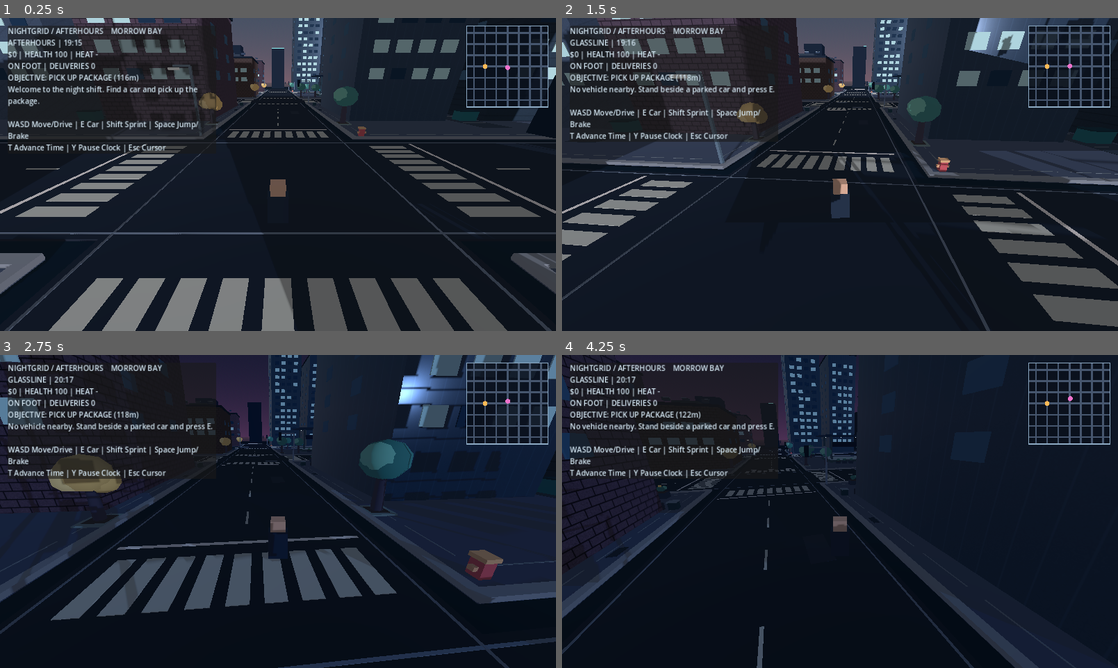
Above: before the commit, frames 1-4 (two rows, left to right).
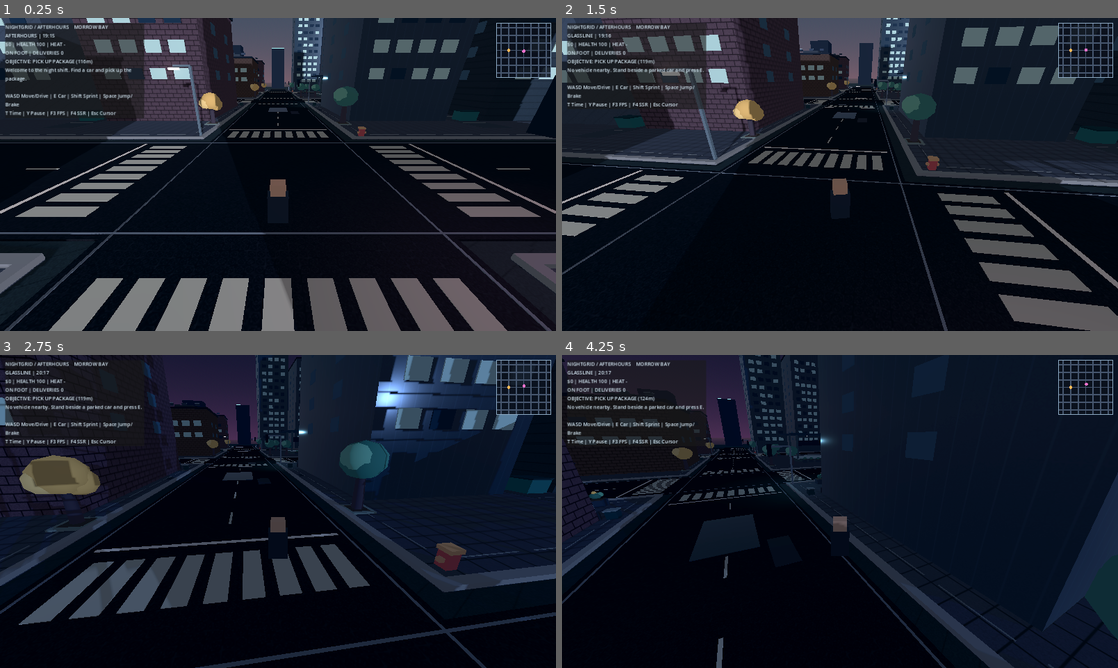
Above: after the commit, the same moments.

Repository: ProhibitedTV/NightGrid-Afterhours
Game: Godot game, scene res://scenes/main.tscn
Same seed, same stepped clock (60 frames per second), same inputs: the game is played once before the commit and once after it.
Inputs (mouse positions are in pixels of both pictures, inside the frame that each line leads up to):
- Up to frame 1 (0.25 s): no input
- Up to frame 2 (1.5 s): tap Enter at 0.5 s; move the mouse to (867, 174) at 0.52 s; hold Shift 0.53-1.28 s; hold W from 0.53 s (still down); tap Space at 0.77 s; move the mouse to (812, 174) at 1.27 s; tap E at 1.35 s
- Up to frame 3 (2.75 s): keep holding W; tap Space at 1.52 s; move the mouse to (289, 505) at 2.02 s; tap T at 2.1 s
- Up to frame 4 (4.25 s): keep holding W; move the mouse to (834, 517) at 2.77 s; tap Y at 2.85 s; tap Space at 3.02, 3.77 s; move the mouse to (878, 514) at 3.52 s; hold Shift from 3.53 s (still down)

The runs differ from the first frame. In frame 1, 9.9% of the frame differs, in the area x 0-100%, y 0-100%; in frame 2, 26%; in frame 3, 33%; in frame 4, 20%.

Commit message:
feat(rendering): Forward+ SSR, dusk-controlled pooled lighting, tiled PBR streets and visual toggles

Diff:
--- a/project.godot
+++ b/project.godot
@@ -4,16 +4,17 @@
 [application]
 config/name="NIGHTGRID: AFTERHOURS"
 run/main_scene="res://scenes/main.tscn"
-config/features=PackedStringArray("4.3", "GL Compatibility")
+config/features=PackedStringArray("4.3", "Forward Plus")
 
 [display]
-window/size/viewport_width=1280
-window/size/viewport_height=720
+window/size/viewport_width=1920
+window/size/viewport_height=1080
 window/stretch/mode="canvas_items"
 
 [rendering]
-renderer/rendering_method="gl_compatibility"
+renderer/rendering_method="forward_plus"
 renderer/rendering_method.mobile="gl_compatibility"
+environment/screen_space_reflection/half_size=true
 environment/defaults/default_clear_color=Color(0.04, 0.05, 0.09, 1)
 
 [physics]
--- a/scripts/city_details.gd
+++ b/scripts/city_details.gd
@@ -60,7 +60,7 @@
 
 func set_night_factor(value: float) -> void:
 	# Static shared emissive materials change with the time controller.
-	var brightness := lerpf(0.28, 2.15, clampf(value, 0.0, 1.0))
+	var brightness := 2.35 * smoothstep(0.42, 0.78, clampf(value, 0.0, 1.0))
 	for key in _palette:
 		if str(key).ends_with("_glow"):
 			var material: StandardMaterial3D = _palette[key]
--- a/scripts/day_night.gd
+++ b/scripts/day_night.gd
@@ -10,12 +10,14 @@
 var _sun: DirectionalLight3D
 var _sky: ProceduralSkyMaterial
 var _city: Node
+var _lights: Node
 var _update_accumulator := 0.0
 
-func configure(world_environment: WorldEnvironment, sun: DirectionalLight3D, city: Node) -> void:
+func configure(world_environment: WorldEnvironment, sun: DirectionalLight3D, city: Node, lights: Node) -> void:
 	_environment = world_environment
 	_sun = sun
 	_city = city
+	_lights = lights
 	_sky = ProceduralSkyMaterial.new()
 	var sky := Sky.new()
 	sky.sky_material = _sky
@@ -71,3 +73,5 @@
 	_sun.rotation_degrees = Vector3(-altitude, hour * 15.0 + 90.0, -4.0)
 	if is_instance_valid(_city):
 		_city.call("set_night_factor", 1.0 - light)
+	if is_instance_valid(_lights):
+		_lights.call("set_night_factor", 1.0 - light)
--- a/scripts/world.gd
+++ b/scripts/world.gd
@@ -7,6 +7,9 @@
 const CityDetailsScript = preload("res://scripts/city_details.gd")
 const DayNightScript = preload("res://scripts/day_night.gd")
 const FloraScript = preload("res://scripts/flora.gd")
+const Materials = preload("res://scripts/material_library.gd")
+const NightLightingScript = preload("res://scripts/night_lighting.gd")
+const WetStreetsScript = preload("res://scripts/wet_streets.gd")
 const CELL = 58.0
 const GRID_RADIUS = 3
 const PLAYER_START = Vector3(0.0, 1.15, 6.0)
@@ -38,6 +41,8 @@
 var city_details: Node3D
 var flora: Node3D
 var day_night: Node
+var street_lights: Node3D
+var wet_streets: Node3D
 var world_environment: WorldEnvironment
 var sun_light: DirectionalLight3D
 var yaw := 0.0
@@ -84,11 +89,14 @@
 			KEY_F3:
 				performance_overlay = not performance_overlay
 				performance_label.visible = performance_overlay
+			KEY_F4:
+				world_environment.environment.ssr_enabled = not world_environment.environment.ssr_enabled
 
 func _process(delta: float) -> void:
 	if not is_instance_valid(player):
 		return
 	var actor := _actor()
+	street_lights.call("set_focus", actor.global_position)
 	if current_car == null:
 		player.set("camera_yaw", yaw)
 	var focus := actor.global_position + Vector3.UP * (1.65 if current_car != null else 1.45)
@@ -243,13 +251,13 @@
 		material.emission_energy_multiplier = 1.7
 	return material
 
-func _box(parent: Node3D, at: Vector3, dimensions: Vector3, color: Color, collider: bool = false, glow: bool = false) -> MeshInstance3D:
+func _box(parent: Node3D, at: Vector3, dimensions: Vector3, color: Color, collider: bool = false, glow: bool = false, surface_kind: String = "") -> MeshInstance3D:
 	var visual := MeshInstance3D.new()
 	var mesh := BoxMesh.new()
 	mesh.size = dimensions
 	visual.mesh = mesh
 	visual.position = at
-	visual.material_override = _make_material(color, glow)
+	visual.material_override = Materials.surface(surface_kind, color) if not surface_kind.is_empty() else _make_material(color, glow)
 	parent.add_child(visual)
 	if collider:
 		var static_body := StaticBody3D.new()
@@ -270,6 +278,15 @@
 	environment.ambient_light_source = Environment.AMBIENT_SOURCE_COLOR
 	environment.ambient_light_color = Color("8194c4")
 	environment.ambient_light_energy = 0.65
+	# RTX 3060 baseline: Forward+ SSR on selected wet materials, bloom for emissive lights.
+	# No SDFGI, volumetric fog, ray tracing, or shadow-casting local lights.
+	environment.ssr_enabled = true
+	environment.ssr_max_steps = 24
+	environment.ssr_fade_out = 1.4
+	environment.glow_enabled = true
+	environment.glow_intensity = 0.58
+	environment.ssao_enabled = false
+	environment.ssil_enabled = false
 	world_environment.environment = environment
 	add_child(world_environment)
 	sun_light = DirectionalLight3D.new()
@@ -277,8 +294,9 @@
 	sun_light.light_color = Color("ffc39e")
 	sun_light.light_energy = 0.7
 	sun_light.shadow_enabled = true
+	sun_light.directional_shadow_max_distance = 170.0
 	add_child(sun_light)
-	_box(self, Vector3(0.0, -0.58, 0.0), Vector3(600.0, 1.0, 600.0), Color("18242e"), true)
+	_box(self, Vector3(0.0, -0.58, 0.0), Vector3(600.0, 1.0, 600.0), Color("34434a"), true, false, "CONCRETE")
 
 func _build_city() -> void:
 	# The road foundation stays simple; populated streets live in city_details.gd.
@@ -286,12 +304,12 @@
 	var sidewalk := Color("4d5565")
 	for index in range(-GRID_RADIUS, GRID_RADIUS + 1):
 		var axis := float(index) * CELL
-		_box(self, Vector3(axis, -0.055, 0.0), Vector3(14.0, 0.12, 405.0), road)
-		_box(self, Vector3(0.0, -0.05, axis), Vector3(405.0, 0.12, 14.0), road)
+		_box(self, Vector3(axis, -0.055, 0.0), Vector3(14.0, 0.12, 405.0), road, false, false, "ASPHALT")
+		_box(self, Vector3(0.0, -0.05, axis), Vector3(405.0, 0.12, 14.0), road, false, false, "ASPHALT")
 	for block_x in range(-GRID_RADIUS, GRID_RADIUS):
 		for block_z in range(-GRID_RADIUS, GRID_RADIUS):
 			var center := Vector3((float(block_x) + 0.5) * CELL, 0.07, (float(block_z) + 0.5) * CELL)
-			_box(self, center, Vector3(42.0, 0.14, 42.0), sidewalk)
+			_box(self, center, Vector3(42.0, 0.14, 42.0), sidewalk, false, false, "PAVERS")
 	city_details = CityDetailsScript.new()
 	city_details.name = "CityDetails"
 	add_child(city_details)
@@ -303,10 +321,16 @@
 	flora.name = "CityFlora"
 	add_child(flora)
 	flora.call("generate")
+	street_lights = NightLightingScript.new()
+	street_lights.name = "NightLighting"
+	add_child(street_lights)
+	wet_streets = WetStreetsScript.new()
+	wet_streets.name = "WetStreets"
+	add_child(wet_streets)
 	day_night = DayNightScript.new()
 	day_night.name = "DayNight"
 	add_child(day_night)
-	day_night.call("configure", world_environment, sun_light, city_details)
+	day_night.call("configure", world_environment, sun_light, city_details, street_lights)
 
 func _create_player() -> void:
 	player = CharacterBody3D.new()
@@ -457,7 +481,7 @@
 	if performance_overlay:
 		var fps := maxi(Engine.get_frames_per_second(), 1)
 		performance_label.text = "RTX 3060 target: 60 FPS @1080p | Actual: %d FPS | %.1f ms" % [fps, 1000.0 / float(fps)]
-	hud_label.text = "NIGHTGRID / AFTERHOURS    MORROW BAY\n%s  …(101 unchanged characters)… ar | Shift Sprint | Space Jump/Brake\nT Advance Time | Y Pause Clock | Esc Cursor" % [local_name, clock, cas …(84 unchanged characters)…
+	hud_label.text = "NIGHTGRID / AFTERHOURS    MORROW BAY\n%s  …(101 unchanged characters)… ar | Shift Sprint | Space Jump/Brake\nT Time | Y Pause | F3 FPS | F4 SSR | Esc Cursor" % [local_name, clock, cas …(84 unchanged characters)…
 
 func get_map_state() -> Dictionary:
 	var car_positions: Array[Vector2] = []
--- a/tests/city_smoke.gd
+++ b/tests/city_smoke.gd
@@ -26,6 +26,10 @@
 		push_error("All procedural building fronts must have signs and shop treatment")
 		quit(1)
 		return
+	if int(stats.get("authored_lots", 0)) != 64:
+		push_error("All 64 parcel buildings should come from fixed design manifest: %s" % stats)
+		quit(1)
+		return
 	if int(stats.get("landmarks", 0)) != 4:
 		push_error("Authored landmarks missing: %s" % stats)
 		quit(1)
